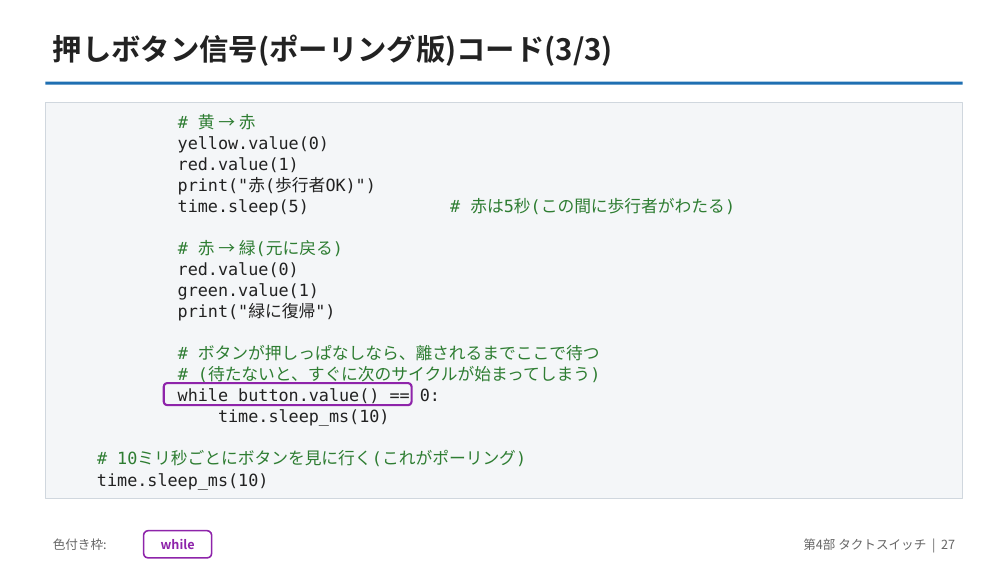
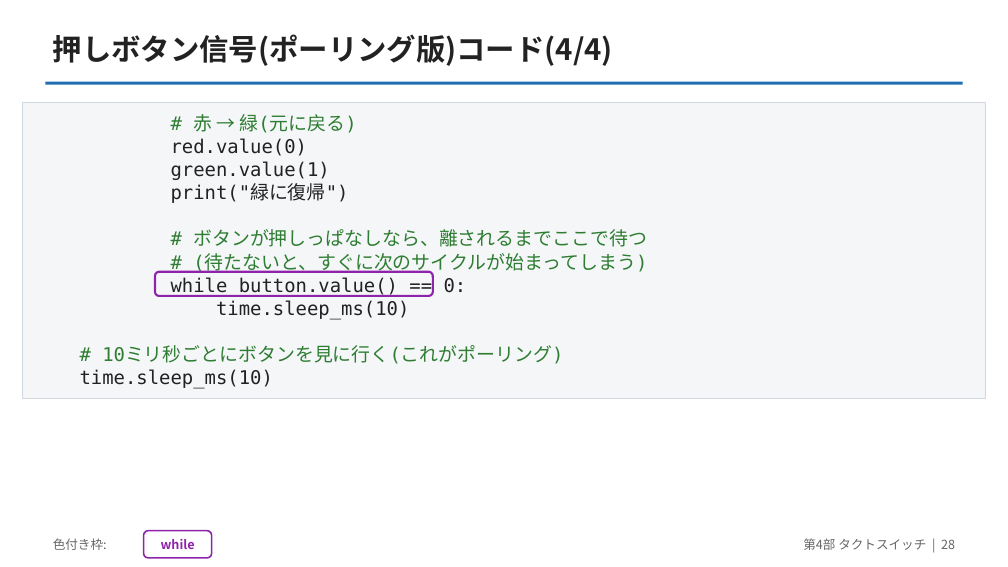
Before and after one commit to yuracode/isiot, a slide deck: slide 28 of slides/pico_sensor_intro.pptx (slide 27 before the commit). Drawn at 1008x567 pixels with LibreOffice and Linux fonts; fonts in the diff are those of the drawing. Boxes give left, top, right and bottom in pixels: in the first picture for what was removed or moved away, otherwise in the second. Text is boxed around its words. In the diff, an @@ line names an element or a change of style, - is before the commit and + after.

```diff
--- a/slides/pico_sensor_intro.pptx
+++ b/slides/pico_sensor_intro.pptx
@@ text at [53, 34, 613, 66]: text changed @@
-押しボタン信号(ポーリング版)コード(3/3)
+押しボタン信号(ポーリング版)コード(4/4)
@@ text "# 赤 → 緑(元に戻る)": place and size @@
-text "# 赤 → 緑(元に戻る)" at [97, 114, 735, 490]
+text "# 赤 → 緑(元に戻る)" at [80, 114, 647, 389]
@@ text "# 赤 → 緑(元に戻る)" at [80, 114, 647, 389]: size 16 to 18 pt; line spacing 20pt to 22pt @@
@@ rectangle: place and size @@
-rectangle at [45, 102, 963, 499]
+rectangle at [23, 102, 985, 399]
@@ text at [178, 114, 735, 216]: paragraphs removed @@
-# 黄 → 赤
-yellow.value(0)
-red.value(1)
-print("赤(歩行者OK)")
-time.sleep(5) # 赤は5秒(この間に歩行者がわたる)
@@ rounded rectangle: place and size @@
-rounded rectangle at [164, 383, 412, 405]
+rounded rectangle at [155, 272, 433, 296]
@@ text at [803, 538, 955, 550]: text changed @@
-第4部 タクトスイッチ | 27
+第4部 タクトスイッチ | 28
```
Also in this commit, not shown: 27 other slides changed, 3 slides added, 2 other files.
